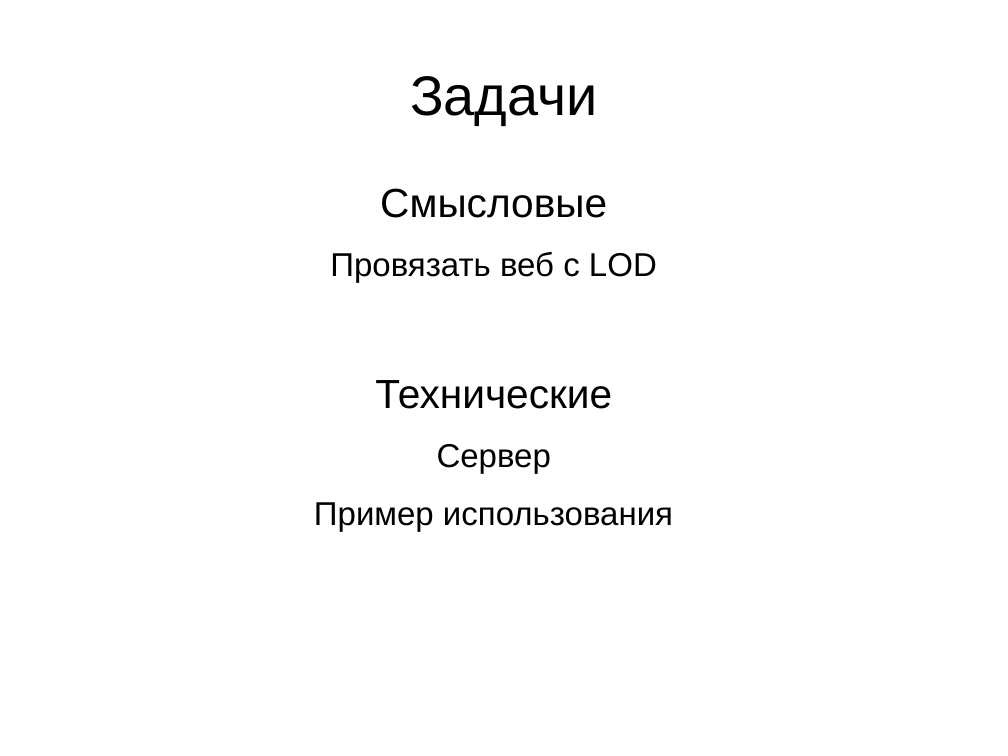
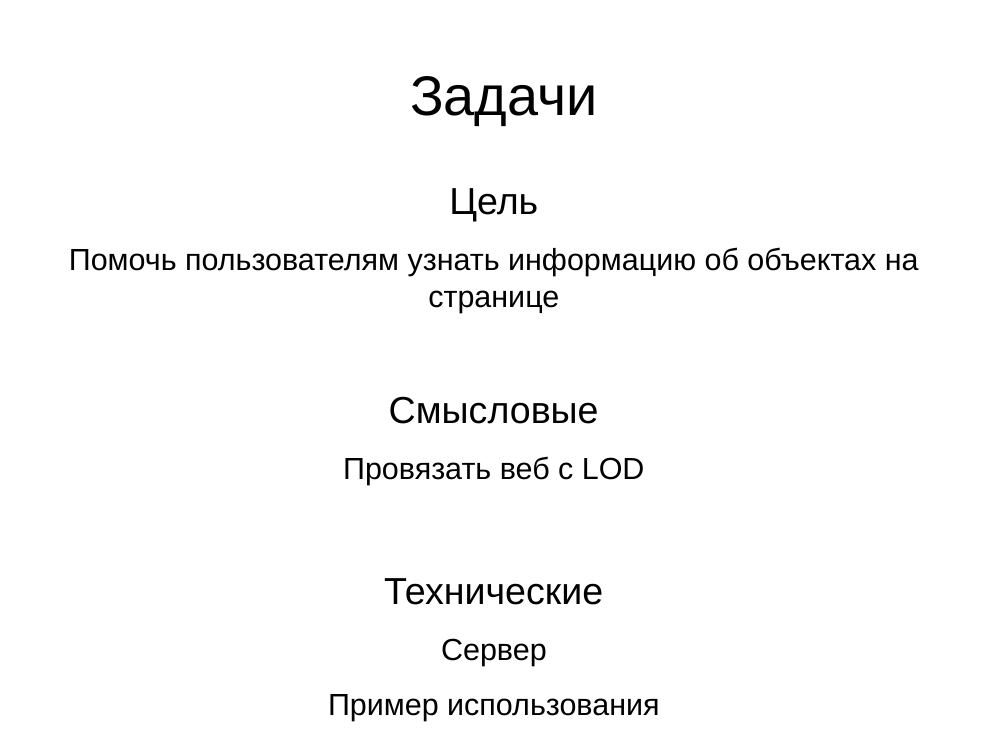
Before and after one commit to TheBits/hackathon-addon, a slide deck: slide 3 of impress/imperss.odp. Drawn at 1008x756 pixels with LibreOffice and Linux fonts; fonts in the diff are those of the drawing. Boxes give left, top, right and bottom in pixels: in the first picture for what was removed or moved away, otherwise in the second. Text is boxed around its words. In the diff, an @@ line names an element or a change of style, - is before the commit and + after.

```diff
--- a/impress/imperss.odp
+++ b/impress/imperss.odp
@@ text at bbox=[69, 188, 919, 313]: paragraphs added @@
+Цель
+Помочь пользователям узнать информацию об объектах на странице
@@ text at bbox=[328, 396, 659, 721]: size 32 to 29.6 pt in "Смысловые", "Технические"; size 26 to 24.1 pt in "Провязать веб с LOD", "Сервер", "Пример использования" @@
```
Also in this commit, not shown: 5 slides added, 1 slide removed, 4 other files.
